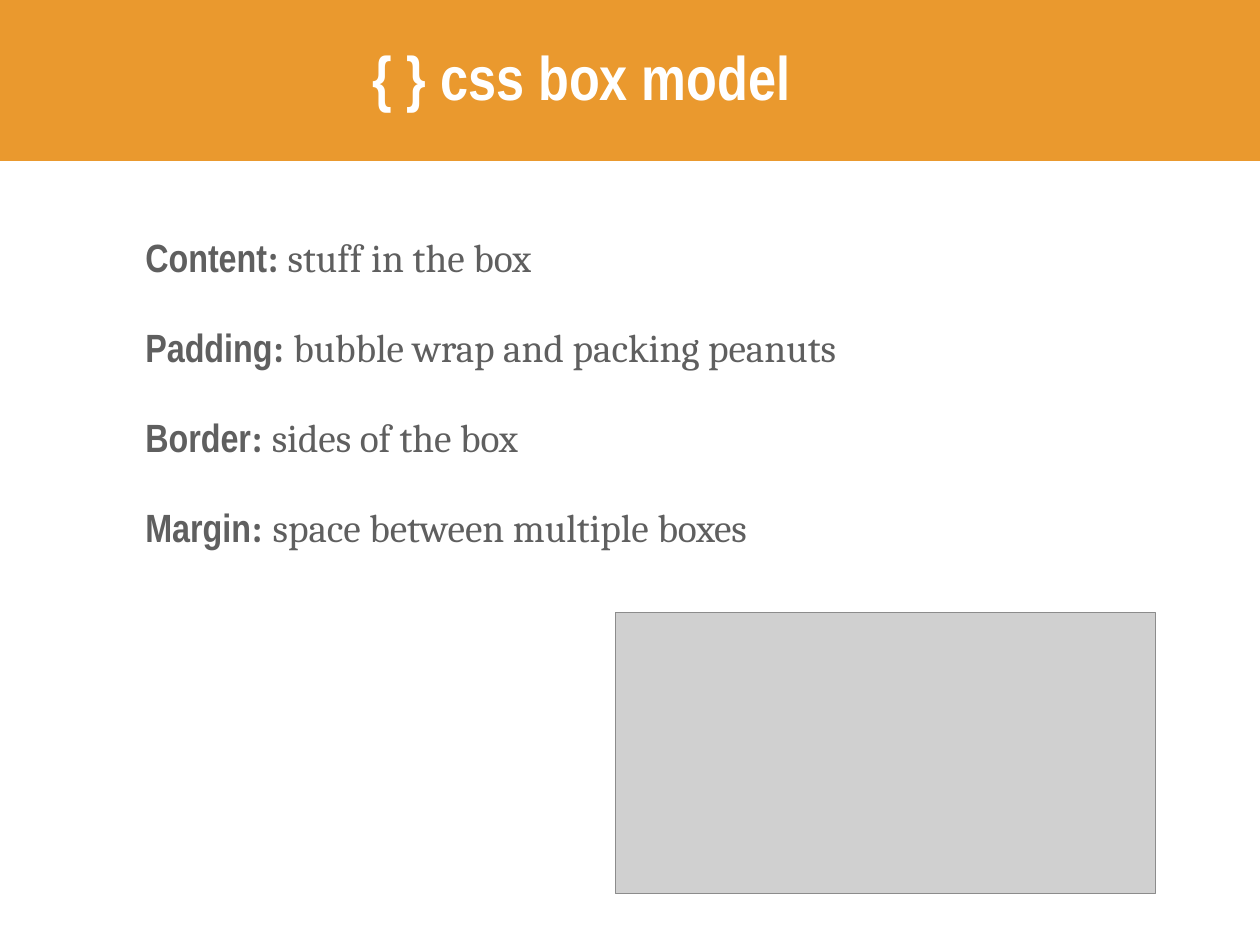
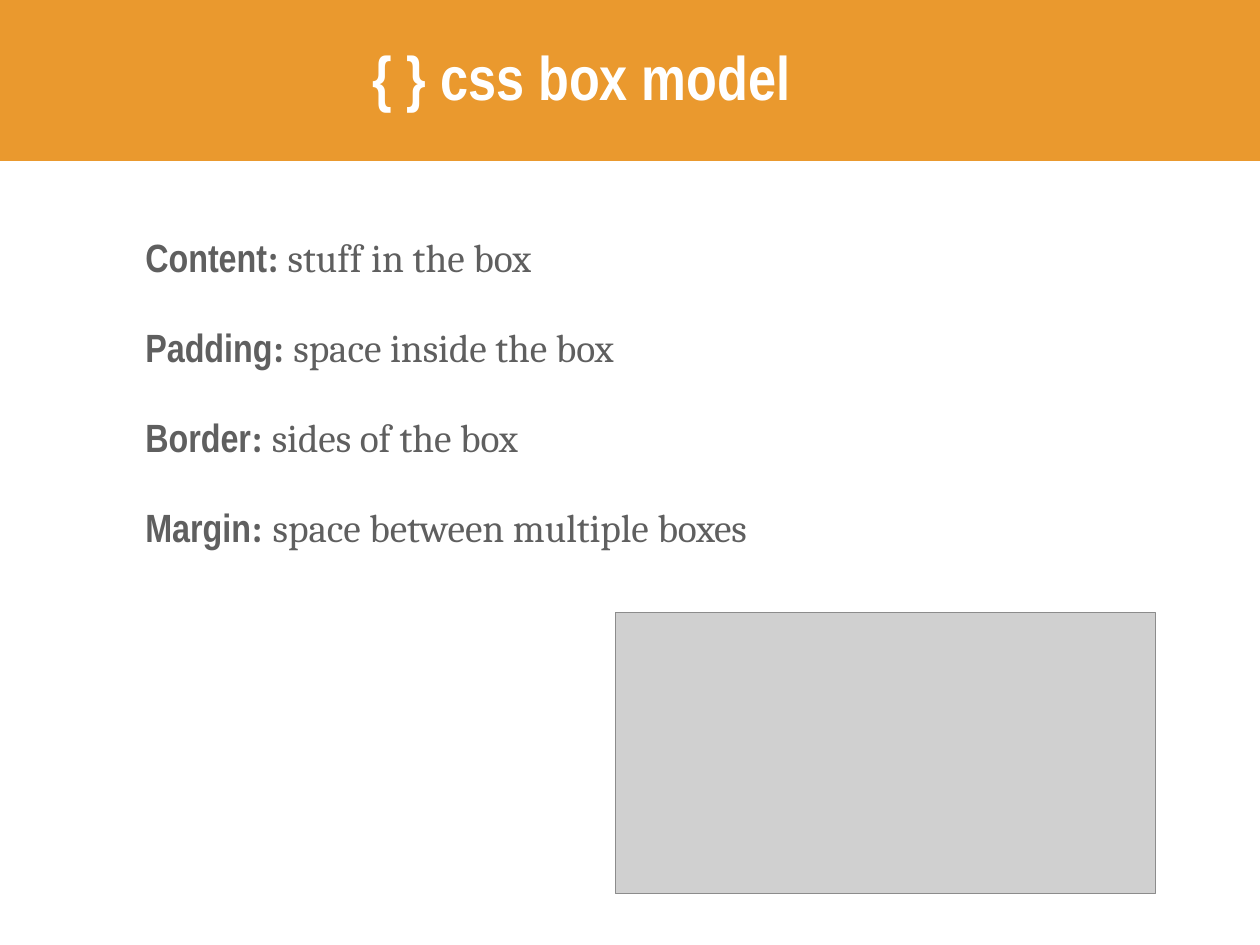
Before and after one commit to kweeket/kweeket.github.io, a slide deck: slide 4 of slides/week-4.pptx. Drawn at 1260x945 pixels with LibreOffice and Linux fonts; fonts in the diff are those of the drawing; grey boxes stand for pictures. Boxes give left, top, right and bottom in pixels: in the first picture for what was removed or moved away, otherwise in the second. Text is boxed around its words. In the diff, an @@ line names an element or a change of style, - is before the commit and + after.

```diff
--- a/slides/week-4.pptx
+++ b/slides/week-4.pptx
@@ text at [145, 333, 614, 371]: text changed @@
-Padding: bubble wrap and packing peanuts
+Padding: space inside the box
```
Also in this commit, not shown: 5 other slides changed, 5 slides added, 2 slides removed, 4 other files.
